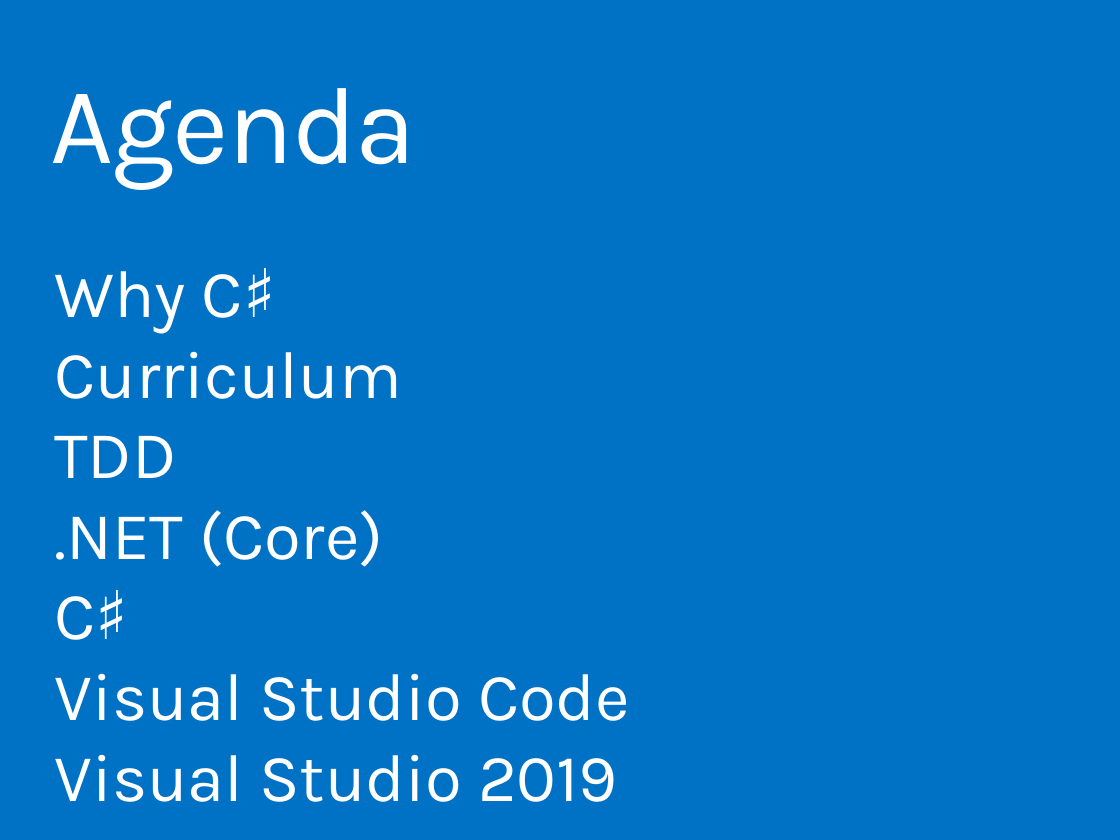
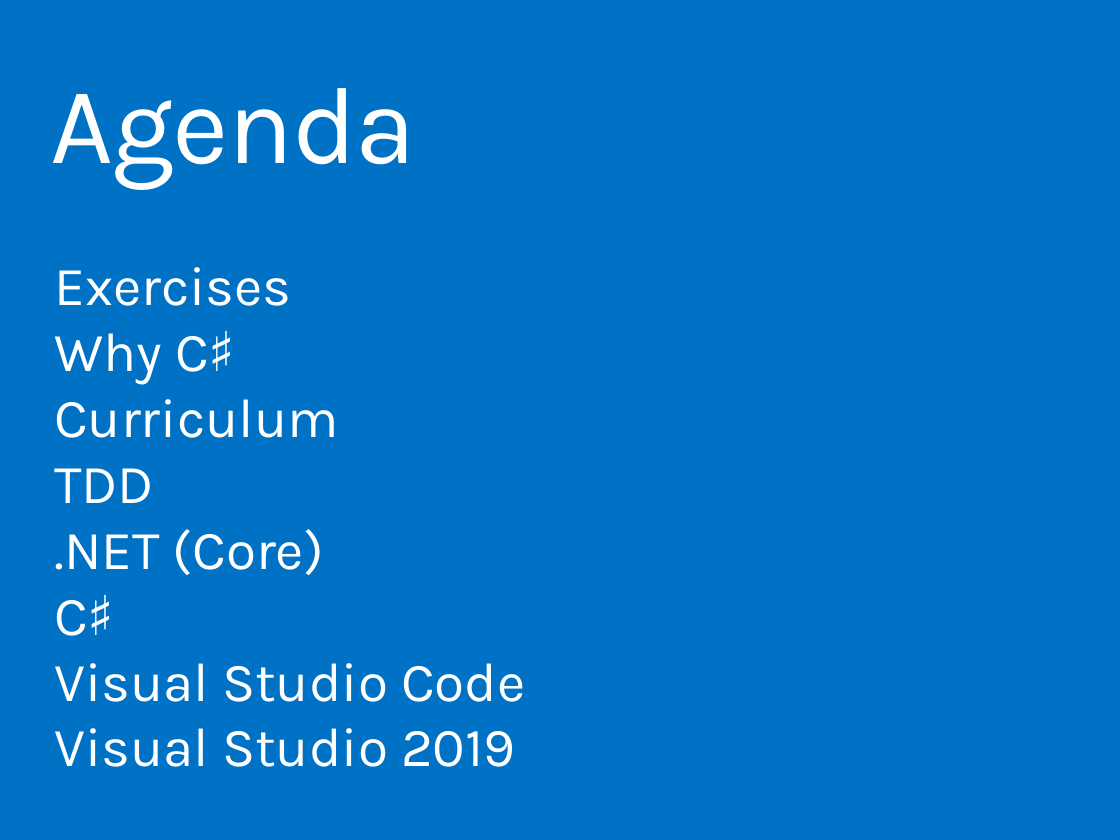
Before and after one commit to ondfisk/BDSA2019, a slide deck: slide 3 of Slides/Lecture01 - Test Driven CSharp.pptx. Drawn at 1120x840 pixels with LibreOffice and Linux fonts; fonts in the diff are those of the drawing. Boxes give left, top, right and bottom in pixels: in the first picture for what was removed or moved away, otherwise in the second. Text is boxed around its words. In the diff, an @@ line names an element or a change of style, - is before the commit and + after.

```diff
--- a/Slides/Lecture01 - Test Driven CSharp.pptx
+++ b/Slides/Lecture01 - Test Driven CSharp.pptx
@@ text at [54, 267, 291, 306]: paragraph added @@
+Exercises
@@ text at [54, 331, 525, 767]: size 44 to 36 pt in "Why C♯", "Curriculum", "TDD", ".NET (Core)" and 3 more places @@
```
Also in this commit, not shown: 1 other slide changed, 1 slide added, 6 other files.
